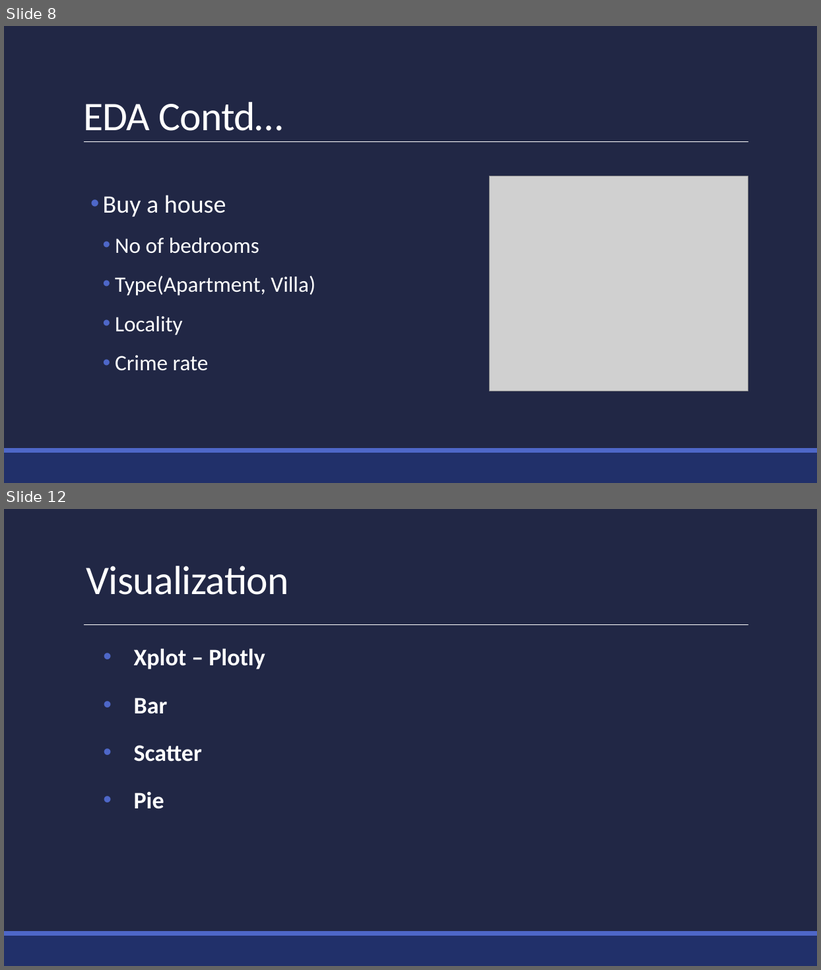
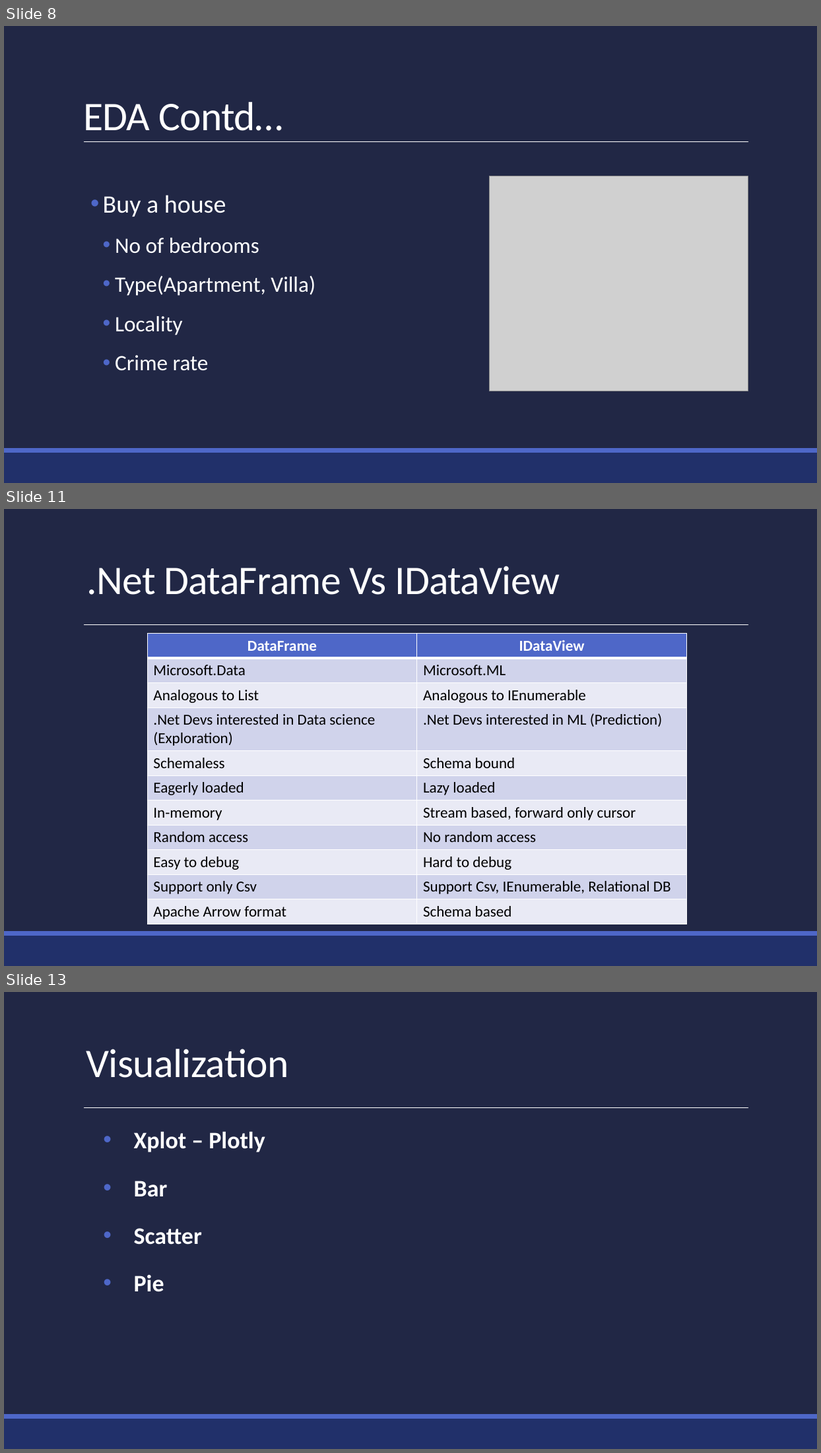
Before and after one commit to praveenraghuvanshi/tech-sessions, a slide deck: 31052020-virtualmlnet/virtualmlnet-2020.pptx. Shown one above the other, each under a label of ours: slides 8 and 12 before the commit, slides 8, 11 and 13 after it; the slides between them are not shown. The pictures are 821x970 and 821x1453 pixels, drawn with LibreOffice and Linux fonts; fonts in the diff are those of the drawing; grey boxes stand for pictures. Boxes give left, top, right and bottom in pixels: in the first picture for what was removed or moved away, otherwise in the second. Text is boxed around its words. In the diff, an @@ line names an element or a change of style, - is before the commit and + after.

```diff
--- a/31052020-virtualmlnet/virtualmlnet-2020.pptx
+++ b/31052020-virtualmlnet/virtualmlnet-2020.pptx
@@ slide 11 added at (4, 509, 817, 966), background #212745; not listed: 3 template elements that a slide beside it also shows @@
@@ title added at (86, 566, 560, 595), 48 pt, text #FFFFFF @@
+.Net DataFrame Vs IDataView
@@ table added at (147, 634, 686, 923), 11 rows, 2 columns @@
+DataFrame | IDataView
+Microsoft.Data | Microsoft.ML
+Analogous to List | Analogous to IEnumerable
+.Net Devs interested in Data science (Exploration) | .Net Devs interested in ML (Prediction)
+Schemaless | Schema bound
+Eagerly loaded | Lazy loaded
+In-memory | Stream based, forward only cursor
+Random access | No random access
+Easy to debug | Hard to debug
+Support only Csv | Support Csv, IEnumerable, Relational DB
+Apache Arrow format | Schema based
@@ what was slide 12 is now slide 13 @@
```
Also in this commit, not shown: 2 slides changed, 1 other file.
